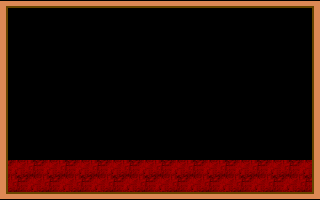
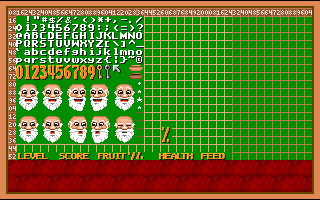
Layers edited between the first and the second 320×200 image:
moved "Background" above "hud tile", painted on it over <box>8,8,312,160</box>
renamed "visible" to "psprites.png copy", showed it, opacity 96% → 100%, painted on it over <box>8,8,312,160</box>
